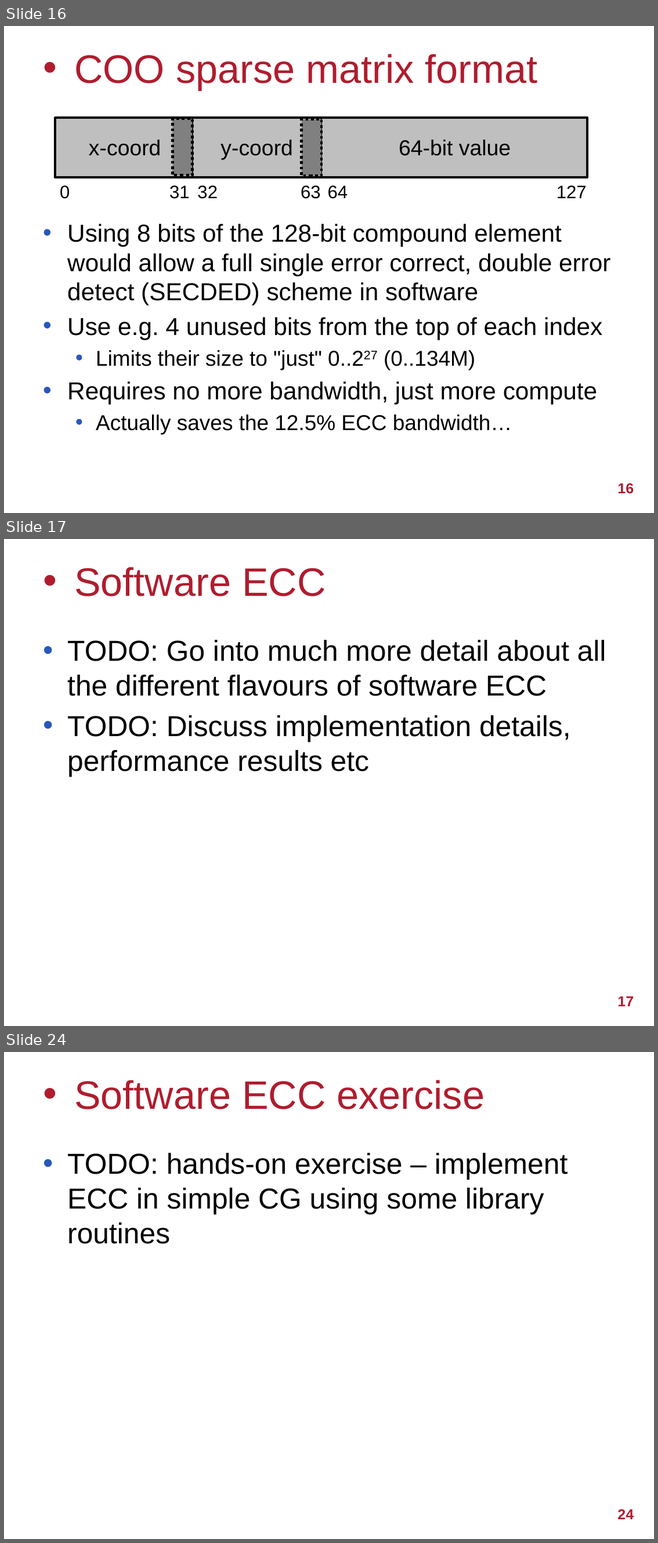
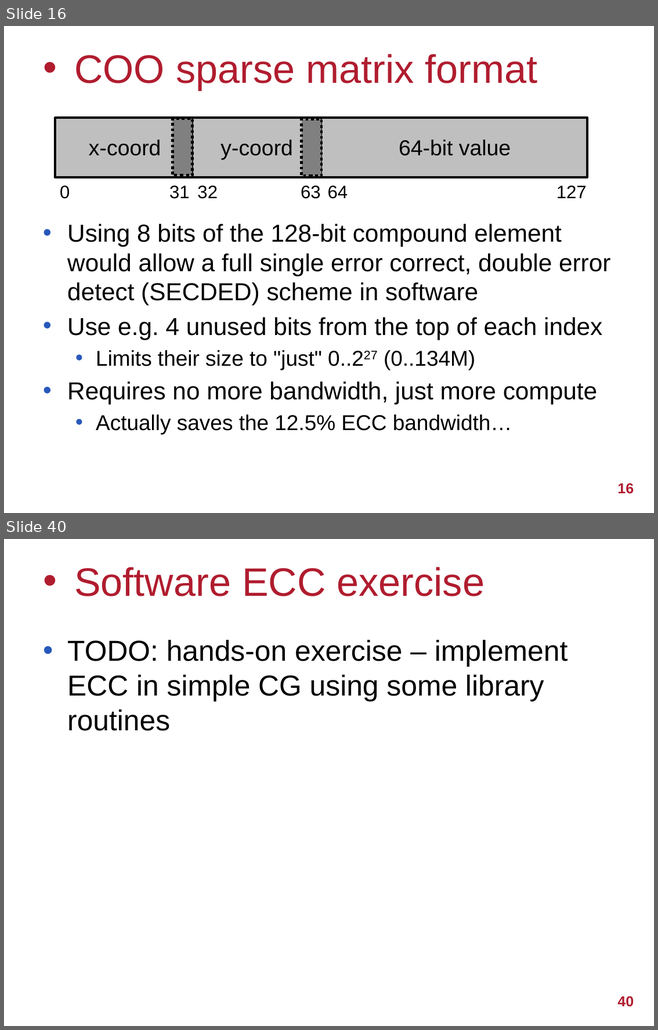
Before and after one commit to UoB-HPC/abft-training, a slide deck: abft-training.pptx. Shown one above the other, each under a label of ours: slides 16, 17 and 24 before the commit, slides 16 and 40 after it; the slides between them are not shown. The pictures are 658x1543 and 658x1030 pixels, drawn with LibreOffice and Linux fonts; fonts in the diff are those of the drawing; background and template pictures are left out. Boxes give left, top, right and bottom in pixels: in the first picture for what was removed or moved away, otherwise in the second. Text is boxed around its words. In the diff, an @@ line names an element or a change of style, - is before the commit and + after.

```diff
--- a/abft-training.pptx
+++ b/abft-training.pptx
@@ slide 17 removed at [4, 539, 654, 1026], background #FFFFFF @@
@@ title removed at [74, 567, 325, 596] @@
-• Software ECC
@@ text removed at [67, 640, 606, 777] @@
-• TODO: Go into much more detail about all the different flavours of software ECC
-• TODO: Discuss implementation details, performance results etc
@@ page number removed at [617, 997, 633, 1006] @@
-17
@@ what was slide 24 is now slide 40 @@
@@ page number at [617, 996, 633, 1007]: text changed @@
-24
+40
```
Also in this commit, not shown: 6 slides changed, 17 slides added.
